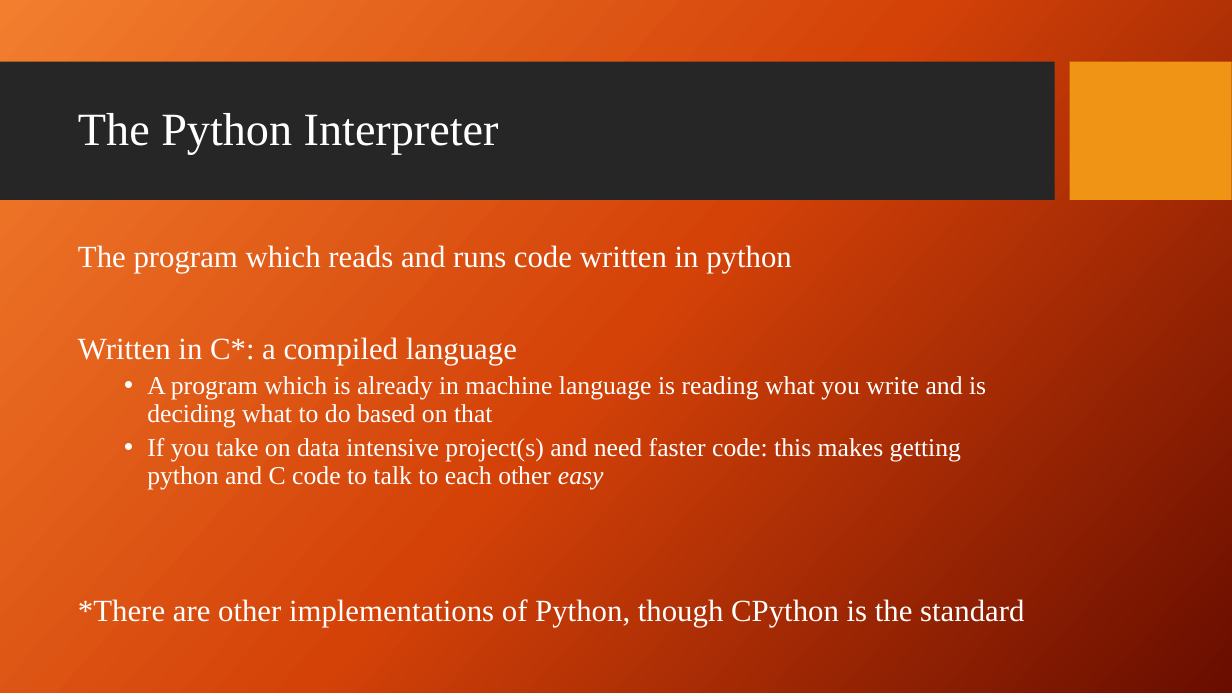
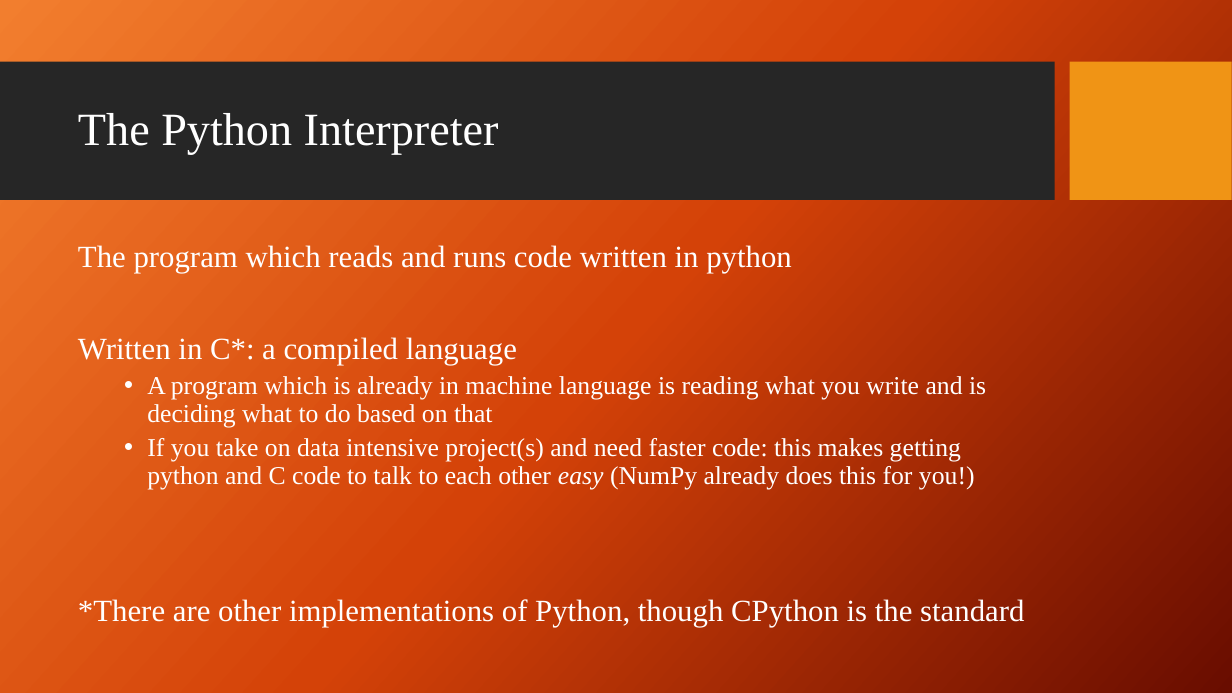
Before and after one commit to jacksondatkuliak/PythonBootcamp2026, a slide deck: slide 4 of day1/slides/context.pptx. Drawn at 1232x693 pixels with LibreOffice and Linux fonts; fonts in the diff are those of the drawing; background and template pictures are left out. Boxes give left, top, right and bottom in pixels: in the first picture for what was removed or moved away, otherwise in the second. Text is boxed around its words. In the diff, an @@ line names an element or a change of style, - is before the commit and + after.

```diff
--- a/day1/slides/context.pptx
+++ b/day1/slides/context.pptx
@@ text at [147, 438, 975, 489]: text changed @@
-  • If you take on data intensive project(s) and need faster code: this makes getting python and C code to talk to each other easy
+  • If you take on data intensive project(s) and need faster code: this makes getting python and C code to talk to each other easy (NumPy already does this for you!)
```
Also in this commit, not shown: 2 other slides changed, 5 other files.
